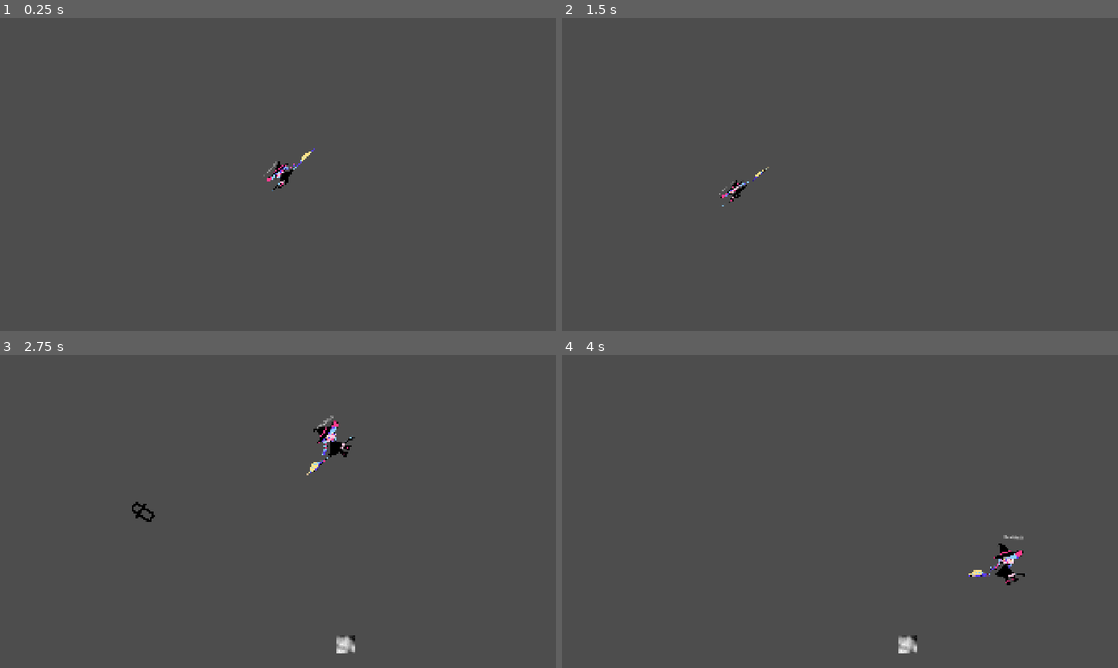
Above: before the commit, frames 1-4 (two rows, left to right).
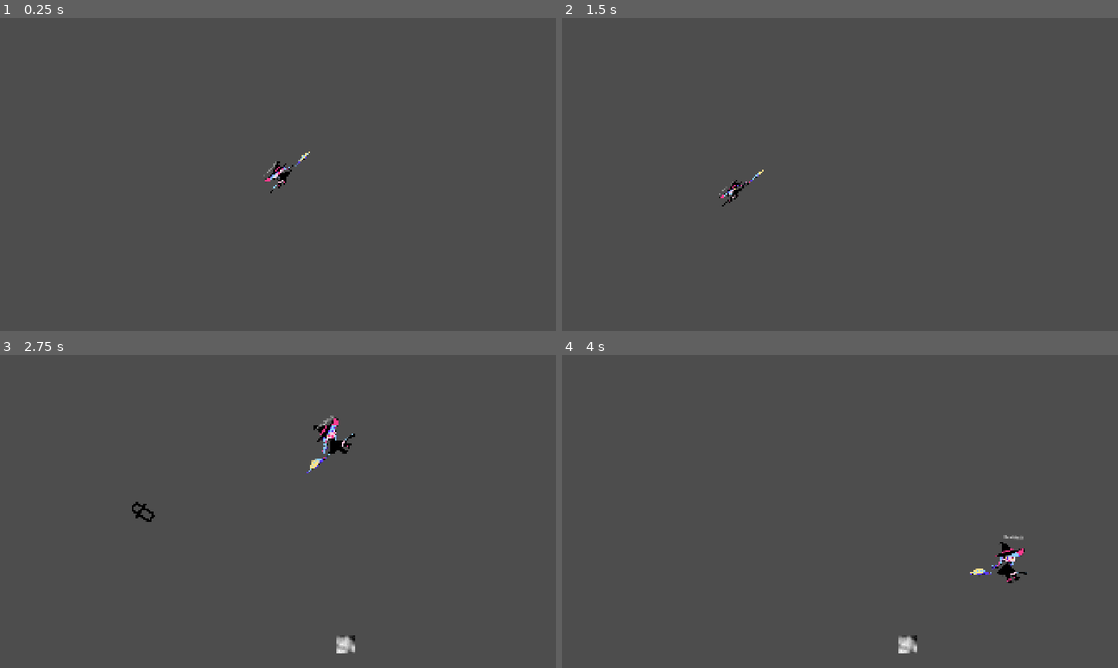
Above: after the commit, the same moments.

Repository: rinevard/GMTK2025
Game: Godot game, scene res://scenes/main.tscn
Same seed, same stepped clock (60 frames per second), same inputs: the game is played once before the commit and once after it.
Inputs (mouse positions are in pixels of both pictures, inside the frame that each line leads up to):
- Up to frame 1 (0.25 s): no input
- Up to frame 2 (1.5 s): move the mouse to (962, 158) at 0.52 s; click (962, 158) at 0.67 s; move the mouse to (728, 190) at 1.27 s; click (728, 190) at 1.42 s
- Up to frame 3 (2.75 s): move the mouse to (333, 442) at 2.02 s; click (333, 442) at 2.17 s
- Up to frame 4 (4 s): move the mouse to (812, 574) at 2.77 s; click (812, 574) at 2.92 s; move the mouse to (1006, 558) at 3.52 s; click (1006, 558) at 3.67 s

The runs differ from the first frame. In frame 1, 0.2% of the frame differs, in the area x 47-57%, y 41-56%; in frame 2, 0.1%; in frame 3, 0.4%, in the area x 55-64%, y 19-39%; in frame 4, 0.4%.

Commit message:
调整玩家sprite位置

Diff:
--- a/scenes/player/player.tscn
+++ b/scenes/player/player.tscn
@@ -11,10 +11,11 @@
 script = ExtResource("1_8afob")
 
 [node name="Sprite2D" type="Sprite2D" parent="."]
-position = Vector2(-33, -11)
 scale = Vector2(0.5, 0.5)
 texture = ExtResource("2_gmlin")
 flip_h = true
+region_enabled = true
+region_rect = Rect2(-85, 0, 555, 360)
 
 [node name="AttackedArea" type="Area2D" parent="."]
 collision_mask = 10
